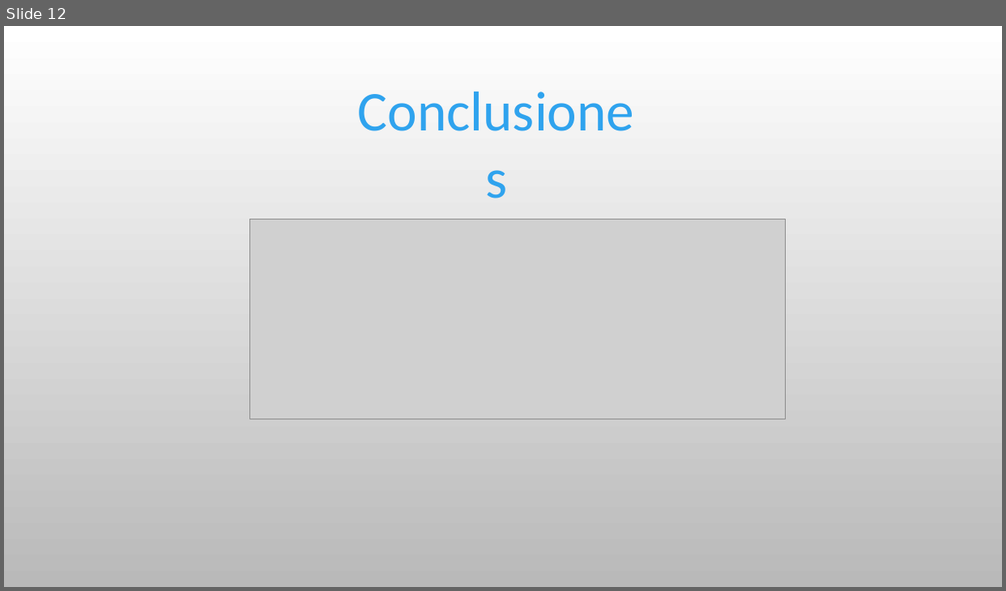
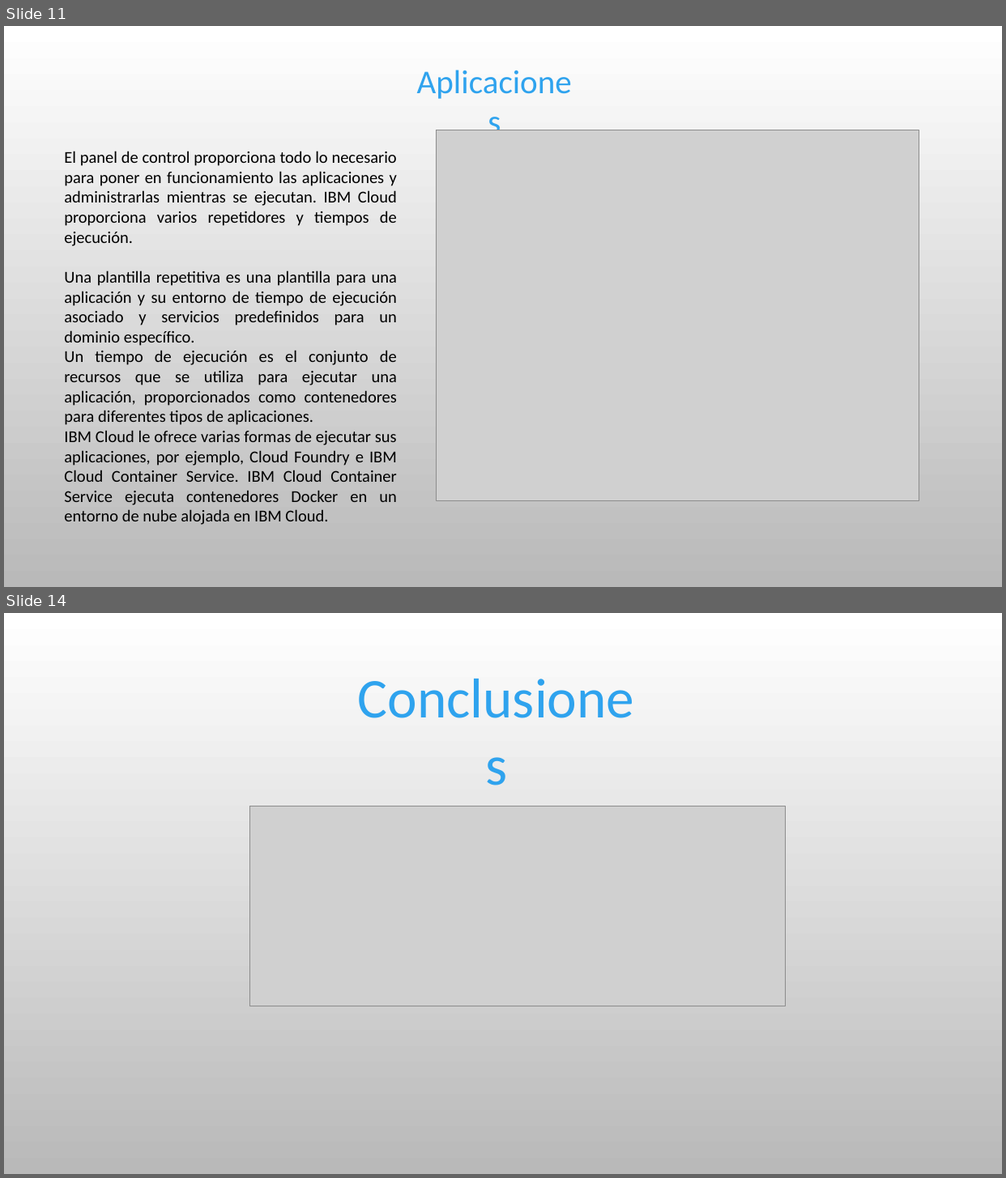
Before and after one commit to alecdiez/Tesis, a slide deck: ProyectoFinalGrado_SosaAdorati.pptx. Shown one above the other, each under a label of ours: slide 12 before the commit, slides 11 and 14 after it; the slides between them are not shown. The pictures are 1006x591 and 1006x1178 pixels, drawn with LibreOffice and Linux fonts; fonts in the diff are those of the drawing; grey boxes stand for pictures; background and template pictures are left out. Boxes give left, top, right and bottom in pixels: in the first picture for what was removed or moved away, otherwise in the second. Text is boxed around its words. In the diff, an @@ line names an element or a change of style, - is before the commit and + after.

```diff
--- a/ProyectoFinalGrado_SosaAdorati.pptx
+++ b/ProyectoFinalGrado_SosaAdorati.pptx
@@ slide 11 added at (4, 26, 1002, 587), background picture (left out) @@
@@ text added at (404, 57, 584, 105), 32 pt, text #2FA3EE @@
+Aplicaciones
@@ picture added at (436, 130, 918, 502) @@
@@ text added at (64, 151, 397, 525), 16 pt, text #000000 @@
+El panel de control proporciona todo lo necesario para poner en funcionamiento las aplicaciones y administrarlas mientras se ejecutan. IBM Cloud proporciona varios repetidores y tiempos de ejecución.
+Una plantilla repetitiva es una plantilla para una aplicación y su entorno de tiempo de ejecución asociado y servicios predefinidos para un dominio específico.
+Un tiempo de ejecución es el conjunto de recursos que se utiliza para ejecutar una aplicación, proporcionados como contenedores para diferentes tipos de aplicaciones.
+IBM Cloud le ofrece varias formas de ejecutar sus aplicaciones, por ejemplo, Cloud Foundry e IBM Cloud Container Service. IBM Cloud Container Service ejecuta contenedores Docker en un entorno de nube alojada en IBM Cloud.
@@ what was slide 12 is now slide 14 @@
```
Also in this commit, not shown: 2 slides changed, 1 other slide added.
